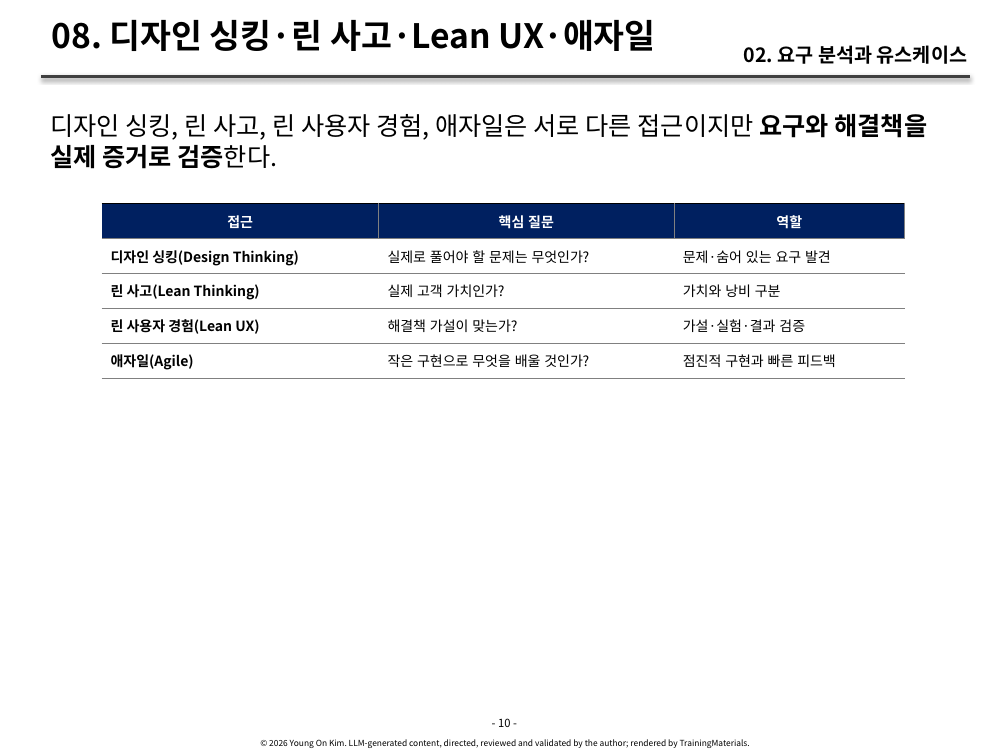
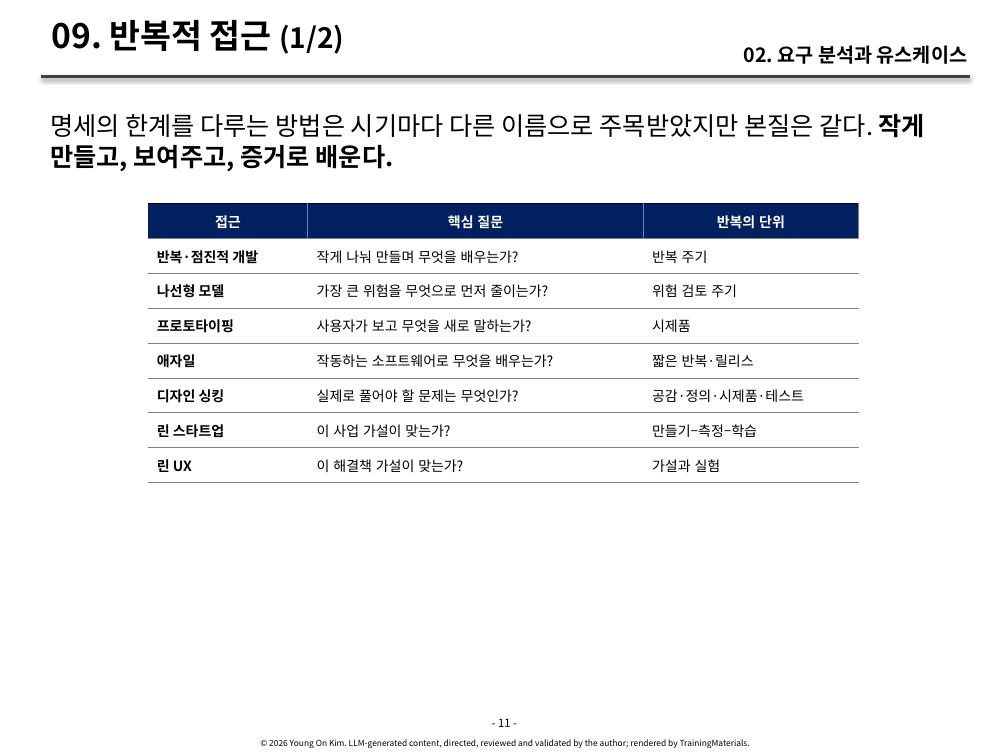
Before and after one commit to YoungSan77/TrainingMaterials, a slide deck: slide 11 of courses/ooad/sessions/s02.pptx (slide 10 before the commit). Drawn at 1008x756 pixels with LibreOffice and Linux fonts; fonts in the diff are those of the drawing. Boxes give left, top, right and bottom in pixels: in the first picture for what was removed or moved away, otherwise in the second. Text is boxed around its words. In the diff, an @@ line names an element or a change of style, - is before the commit and + after.

```diff
--- a/courses/ooad/sessions/s02.pptx
+++ b/courses/ooad/sessions/s02.pptx
@@ title at (51, 20, 344, 54): text changed @@
-08. 디자인 싱킹·린 사고·Lean UX·애자일
+09. 반복적 접근 (1/2)
@@ text at (50, 114, 925, 172): text changed @@
-디자인 싱킹, 린 사고, 린 사용자 경험, 애자일은 서로 다른 접근이지만 요구와 해결책을 실제 증거로 검증한다.
+명세의 한계를 다루는 방법은 시기마다 다른 이름으로 주목받았지만 본질은 같다. 작게 만들고, 보여주고, 증거로 배운다.
@@ table at (148, 204, 860, 631) @@
-row 1: 접근 | 핵심 질문 | 역할
-row 2: 디자인 싱킹(Design Thinking) | 실제로 풀어야 할 문제는 무엇인가? | 문제·숨어 있는 요구 발견
-row 3: 린 사고(Lean Thinking) | 실제 고객 가치인가? | 가치와 낭비 구분
-row 4: 린 사용자 경험(Lean UX) | 해결책 가설이 맞는가? | 가설·실험·결과 검증
-row 5: 애자일(Agile) | 작은 구현으로 무엇을 배울 것인가? | 점진적 구현과 빠른 피드백
+row 1: 접근 | 핵심 질문 | 반복의 단위
+row 2: 반복·점진적 개발 | 작게 나눠 만들며 무엇을 배우는가? | 반복 주기
+row 3: 나선형 모델 | 가장 큰 위험을 무엇으로 먼저 줄이는가? | 위험 검토 주기
+row 4: 프로토타이핑 | 사용자가 보고 무엇을 새로 말하는가? | 시제품
+row 5: 애자일 | 작동하는 소프트웨어로 무엇을 배우는가? | 짧은 반복·릴리스
+row 6: 디자인 싱킹 | 실제로 풀어야 할 문제는 무엇인가? | 공감·정의·시제품·테스트
+row 7: 린 스타트업 | 이 사업 가설이 맞는가? | 만들기–측정–학습
+row 8: 린 UX | 이 해결책 가설이 맞는가? | 가설과 실험
@@ table: place and size @@
-table at (102, 204, 905, 631)
+table at (148, 204, 860, 631)
@@ text at (498, 718, 510, 727): text changed @@
-- 10 -
+- 11 -
```
Also in this commit, not shown: 48 other slides changed, 18 slides added, 10 other files.
